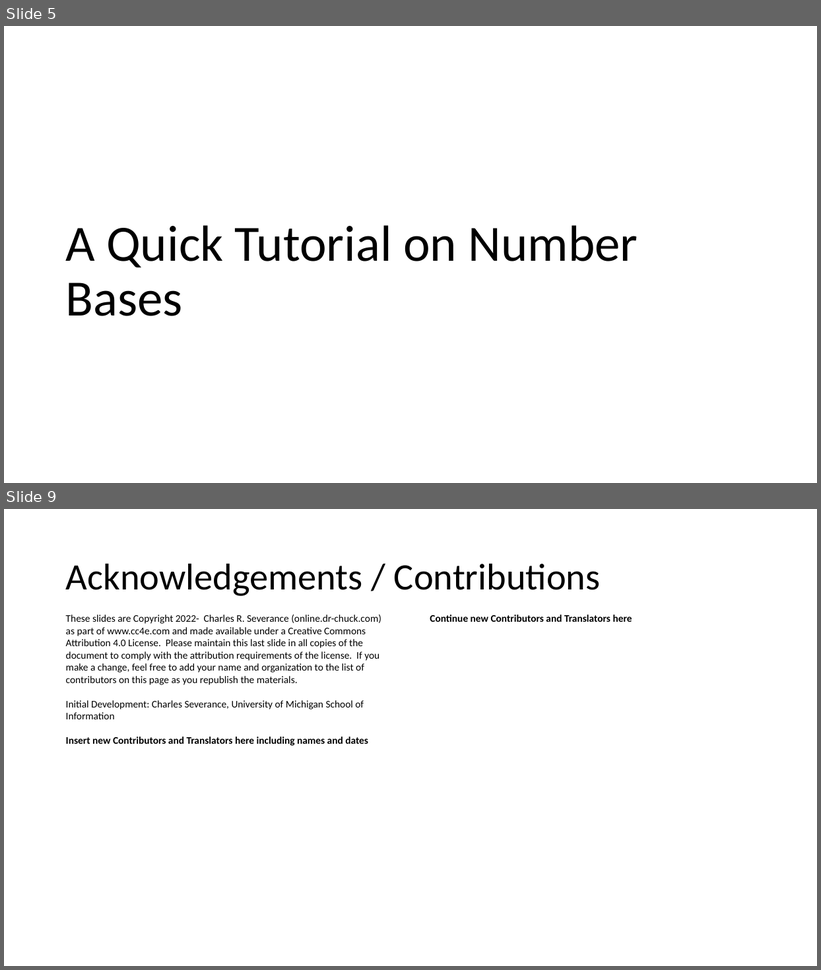
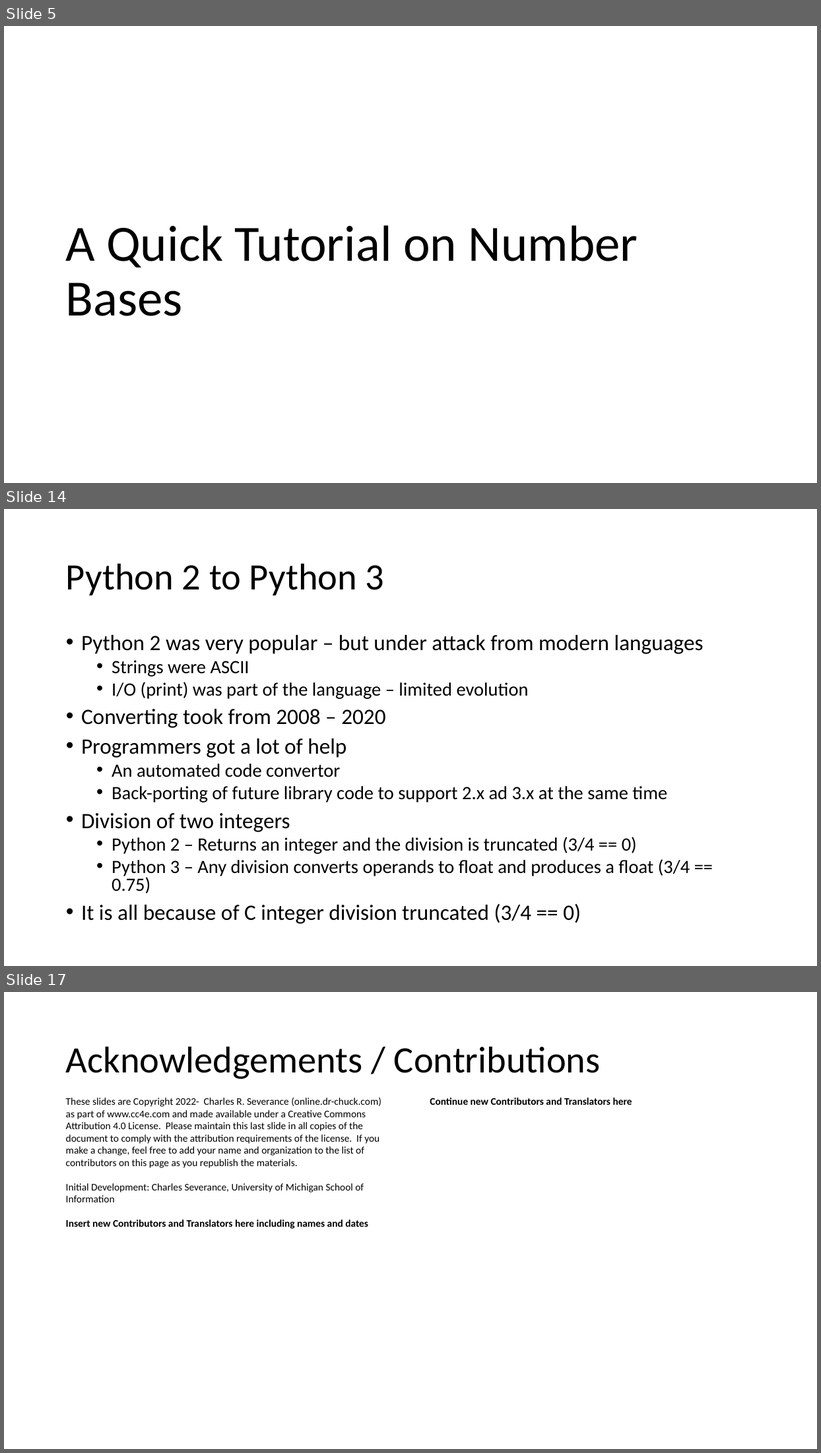
Before and after one commit to csev/cc4e, a slide deck: lectures/KR-2.pptx. Shown one above the other, each under a label of ours: slides 5 and 9 before the commit, slides 5, 14 and 17 after it; the slides between them are not shown. The pictures are 821x970 and 821x1453 pixels, drawn with LibreOffice and Linux fonts; fonts in the diff are those of the drawing. Boxes give left, top, right and bottom in pixels: in the first picture for what was removed or moved away, otherwise in the second. Text is boxed around its words. In the diff, an @@ line names an element or a change of style, - is before the commit and + after.

```diff
--- a/lectures/KR-2.pptx
+++ b/lectures/KR-2.pptx
@@ slide 14 added at [4, 509, 817, 966], background #FFFFFF @@
@@ title added at [66, 563, 385, 595], 44 pt, text #000000 @@
+Python 2 to Python 3
@@ text added at [81, 635, 704, 924], 22.2 pt, text #000000 @@
+• Python 2 was very popular – but under attack from modern languages
+  • Strings were ASCII
+  • I/O (print) was part of the language – limited evolution
+• Converting took from 2008 – 2020
+• Programmers got a lot of help
+  • An automated code convertor
+  • Back-porting of future library code to support 2.x ad 3.x at the same time
+• Division of two integers
+  • Python 2 – Returns an integer and the division is truncated (3/4 == 0)
+  • Python 3 – Any division converts operands to float and produces a float (3/4 == 0.75)
+• It is all because of C integer division truncated (3/4 == 0)
@@ what was slide 9 is now slide 17 @@
```
Also in this commit, not shown: 2 slides changed, 8 other slides added, 1 slide removed, 1 other file.
